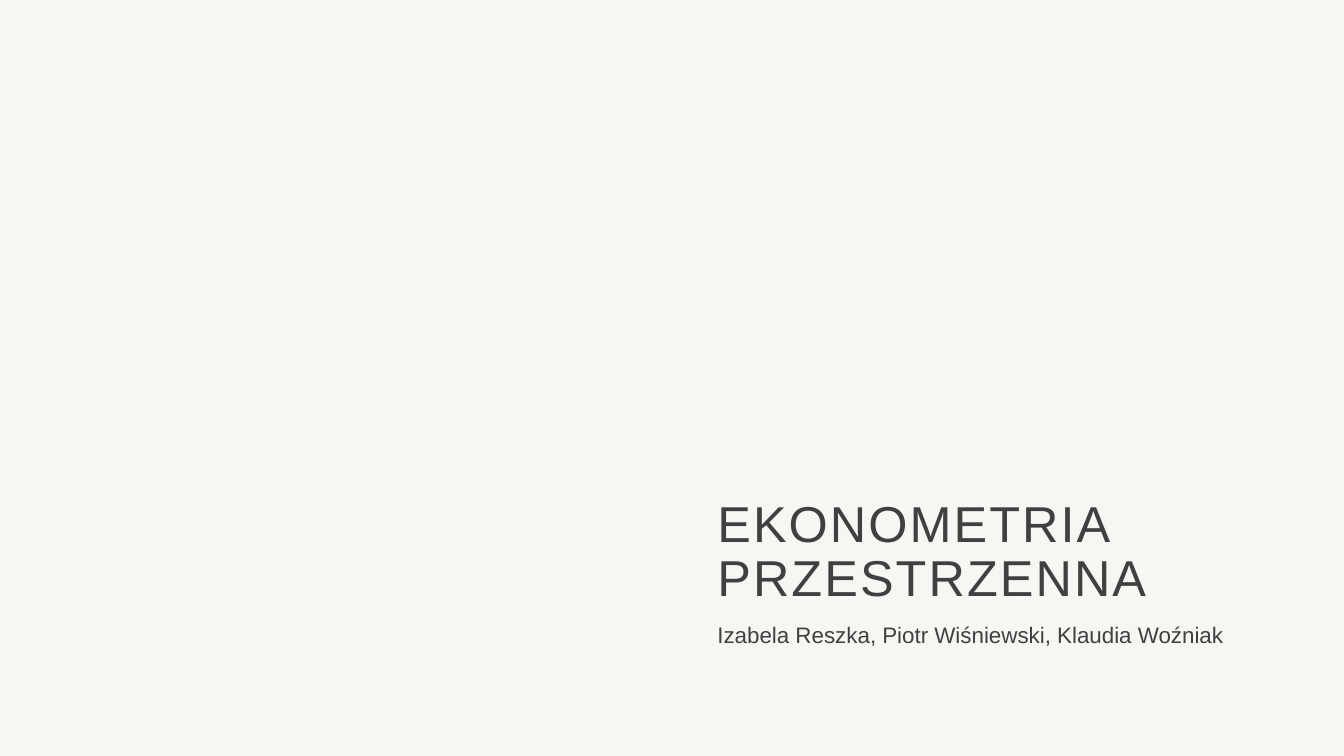
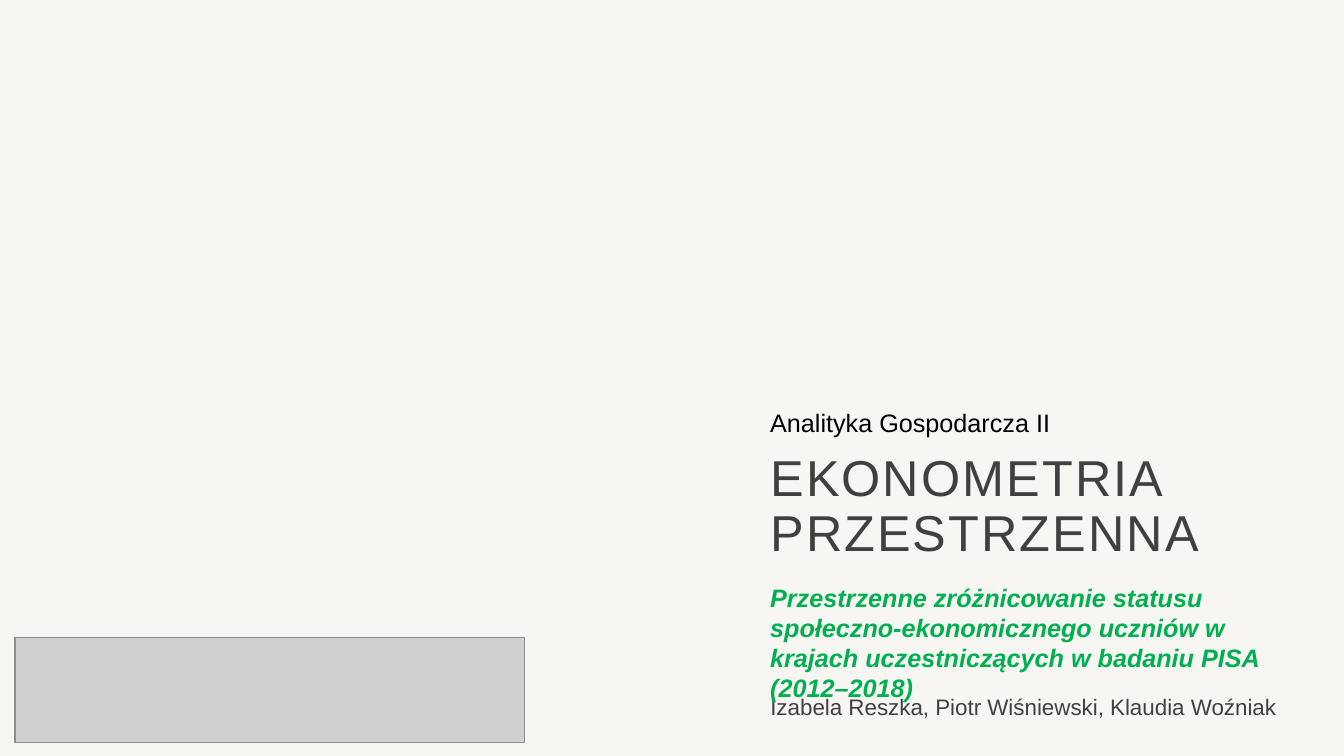
Before and after one commit to iZabela0001/Ekonometria-Przestrzenna, a slide deck: slide 1 of Ekonometria przestrzenna.pptx. Drawn at 1344x756 pixels with LibreOffice and Linux fonts; fonts in the diff are those of the drawing; grey boxes stand for pictures; background and template pictures are left out. Boxes give left, top, right and bottom in pixels: in the first picture for what was removed or moved away, otherwise in the second. Text is boxed around its words. In the diff, an @@ line names an element or a change of style, - is before the commit and + after.

```diff
--- a/Ekonometria przestrzenna.pptx
+++ b/Ekonometria przestrzenna.pptx
@@ text added at [770,413,1050,438], 18 pt, text #000000 @@
+Analityka Gospodarcza II
@@ title "EKONOMETRIA PRZESTRZENNA": place and size @@
-title "EKONOMETRIA PRZESTRZENNA" at [717,507,1146,597]
+title "EKONOMETRIA PRZESTRZENNA" at [770,461,1199,552]
@@ text added at [770,588,1260,703], 18 pt, text #00B050, bold, italic @@
+Przestrzenne zróżnicowanie statusu społeczno-ekonomicznego uczniów w krajach uczestniczących w badaniu PISA (2012–2018)
@@ picture added at [15,638,524,743] @@
@@ subtitle "Izabela Reszka, Piotr Wiśniewski, Klaudia ...": place and size @@
-subtitle "Izabela Reszka, Piotr Wiśniewski, Klaudia ..." at [717,626,1223,646]
+subtitle "Izabela Reszka, Piotr Wiśniewski, Klaudia ..." at [770,698,1276,718]
```
Also in this commit, not shown: 3 slides added.
